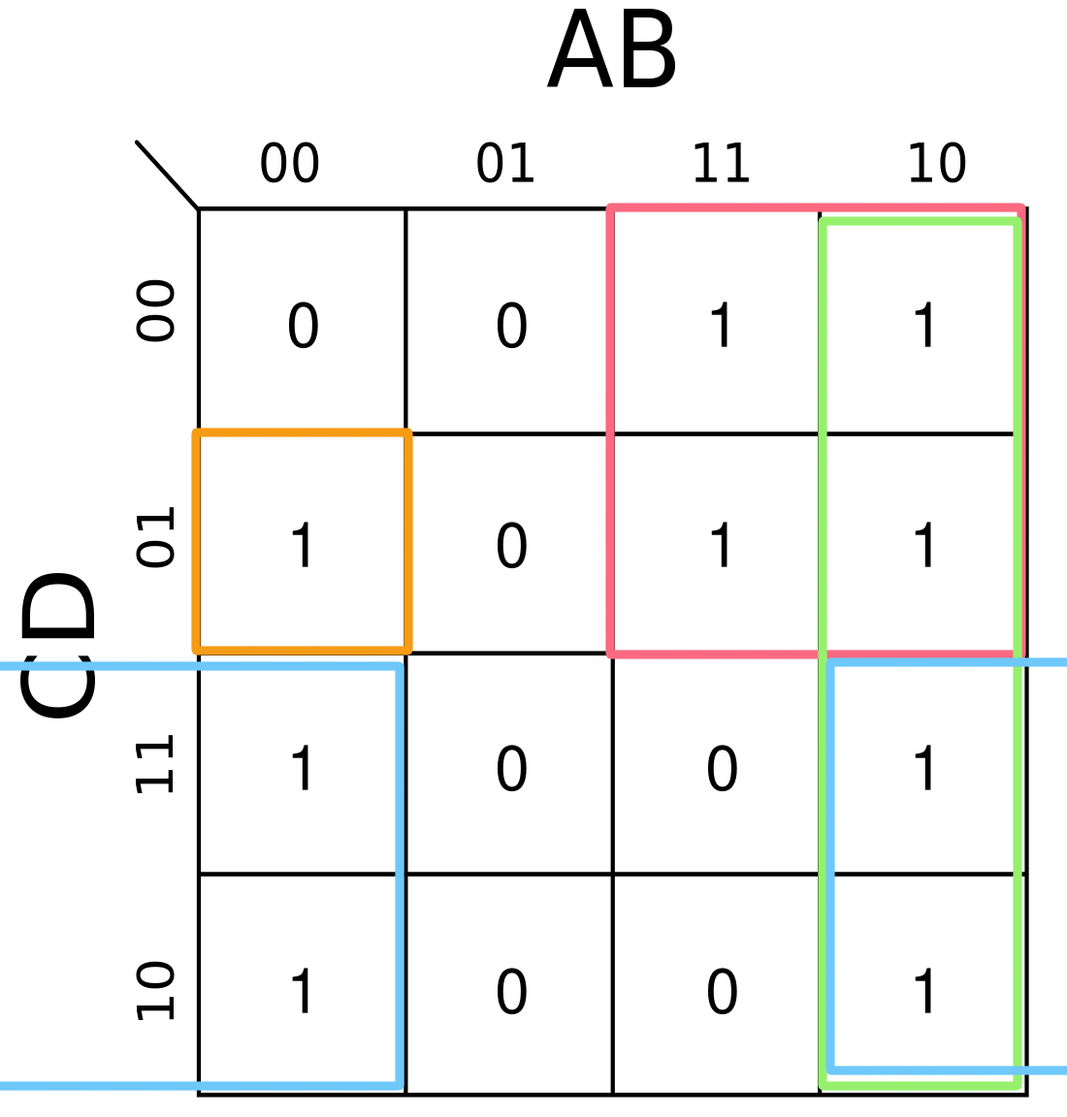
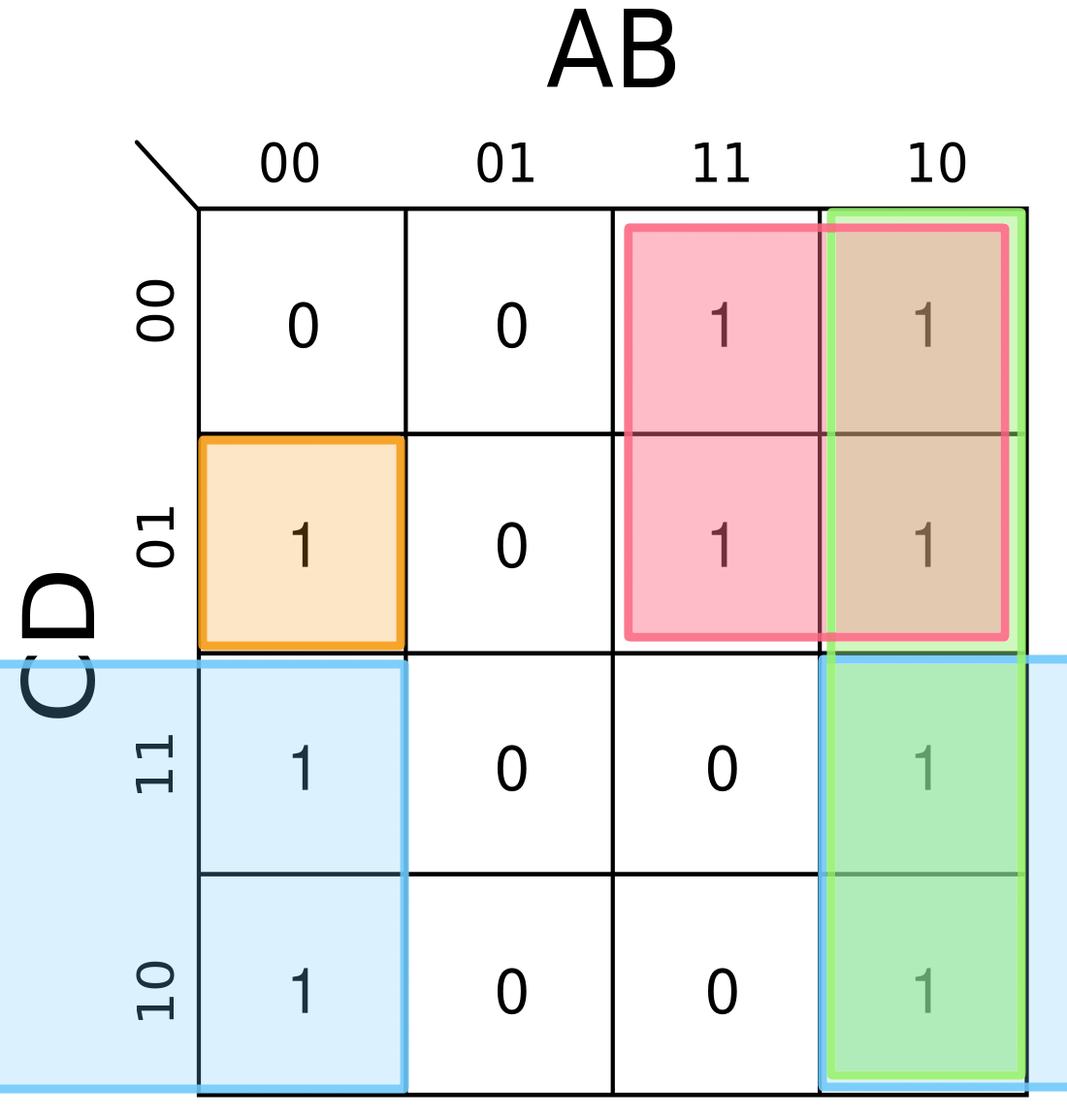
Comparing the layer stacks of the two 1067×1117 images. Changes:
removed layer "Background" over (0, 202, 1067, 1094)
added layer "Paint Layer 4" above "karnaughova-mapa-1-1.png" over (0, 202, 1067, 1094)
added layer "karnaughova-mapa-1-1.png" over (0, 202, 1067, 1094)
